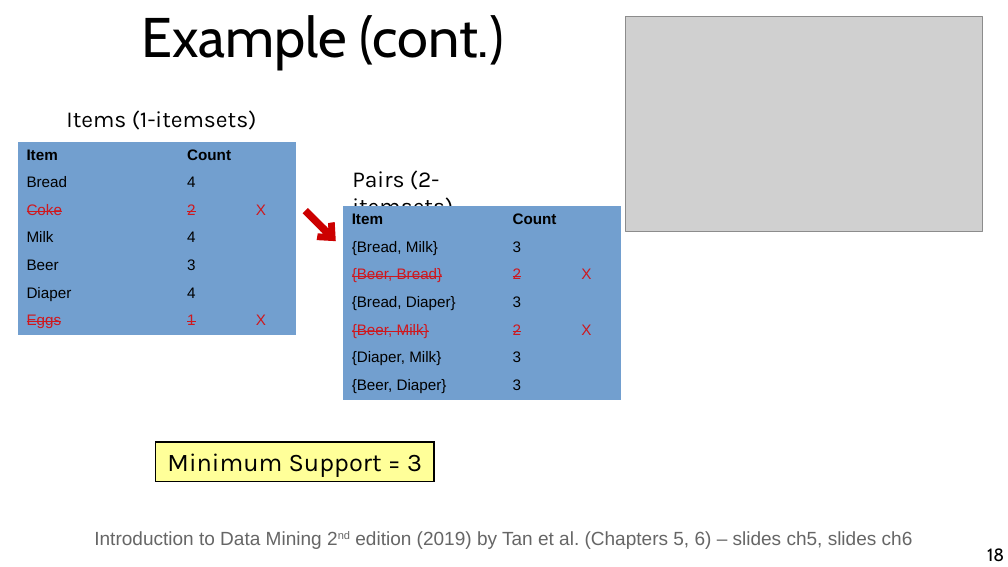
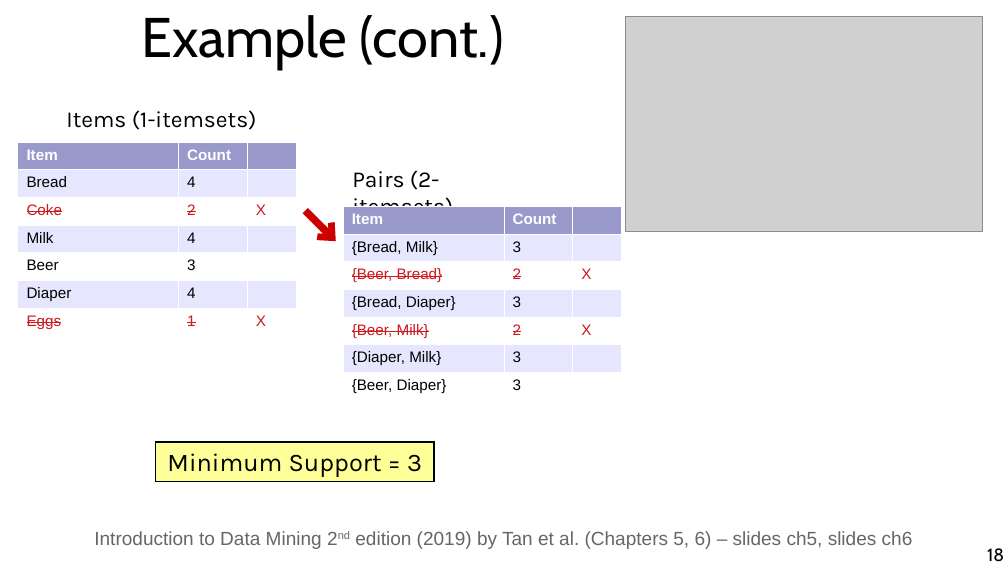
Before and after one commit to marco-calautti/data-mining-course, a slide deck: slide 18 of theory/tt06_association_rule_mining.odp. Drawn at 1008x567 pixels with LibreOffice and Linux fonts; fonts in the diff are those of the drawing; grey boxes stand for pictures. Boxes give left, top, right and bottom in pixels: in the first picture for what was removed or moved away, otherwise in the second. Text is boxed around its words. In the diff, an @@ line names an element or a change of style, - is before the commit and + after.

```diff
--- a/theory/tt06_association_rule_mining.odp
+++ b/theory/tt06_association_rule_mining.odp
@@ table at (17, 142, 295, 336) @@
@@ fill #729FCF to #9999CC in row 1 @@
@@ fill #729FCF to #E6E6FF in 9 cells @@
@@ fill #729FCF to #FFFFFF in 9 cells @@
@@ text colour #000000 to #FFFFFF in "Item", "Count" @@
@@ borders changed @@
@@ table at (343, 206, 622, 400) @@
@@ fill #729FCF to #9999CC in row 1 @@
@@ fill #729FCF to #E6E6FF in 9 cells @@
@@ fill #729FCF to #FFFFFF in 9 cells @@
@@ text colour #000000 to #FFFFFF in "Item", "Count" @@
@@ borders changed @@
```
Also in this commit, not shown: 8 other slides changed, 1 other file.
